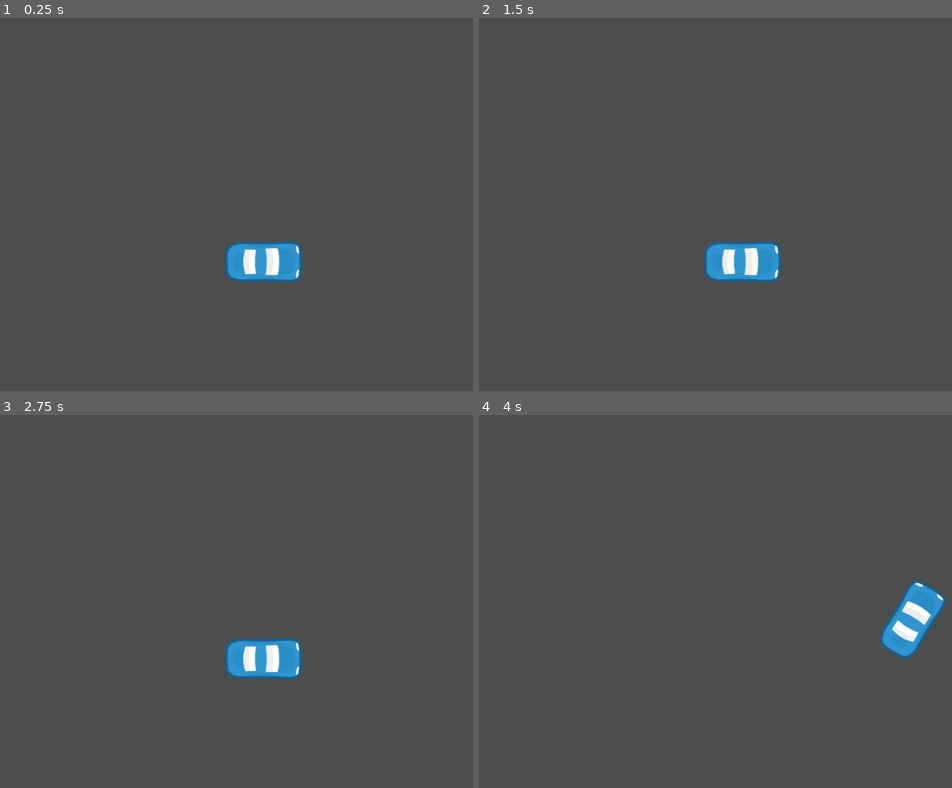
Above: before the commit, frames 1-4 (two rows, left to right).
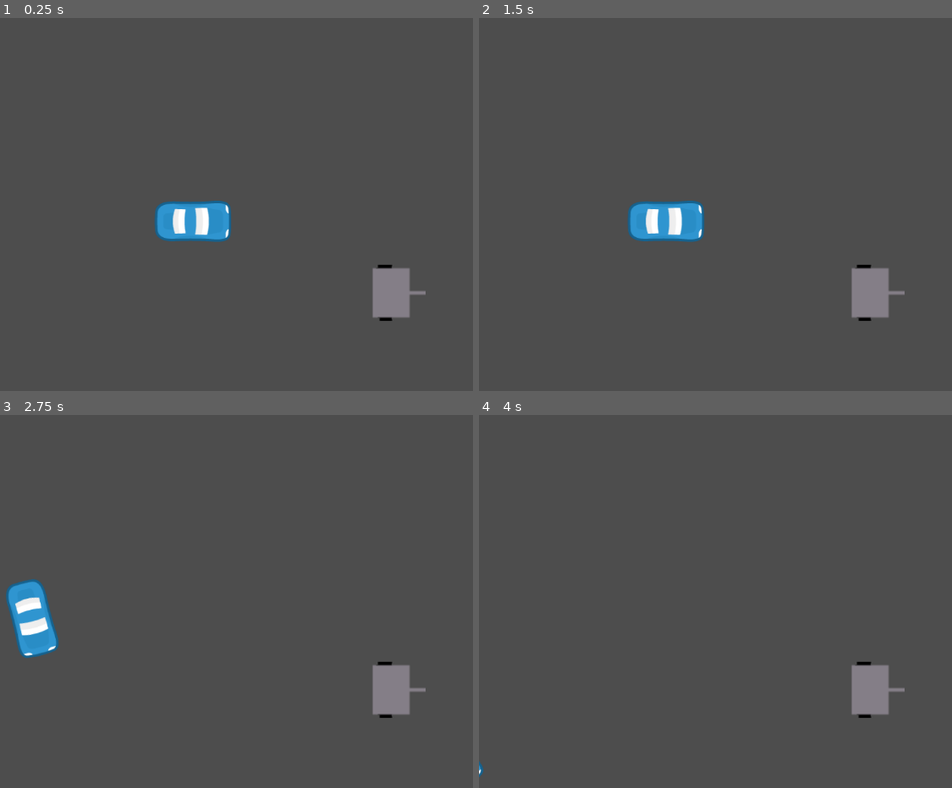
Above: after the commit, the same moments.

Repository: martinboue/ludum-dare-53
Game: Godot game, scene res://main.tscn
Same seed, same stepped clock (60 frames per second), same inputs: the game is played once before the commit and once after it.
Inputs:
- Up to frame 1 (0.25 s): no input
- Up to frame 2 (1.5 s): tap Enter at 0.5 s; hold Right (steer_right) 0.53-1.28 s; tap Space at 1.25 s; hold Down (brake, bound only after the commit) from 1.28 s (still down)
- Up to frame 3 (2.75 s): release Down (brake, bound only after the commit) at 2.03 s; hold Right (steer_right) from 2.03 s (still down)
- Up to frame 4 (4 s): release Right (steer_right) at 2.78 s; hold Up (accelerate) 2.78-3.53 s; hold Left (steer_left) from 3.53 s (still down)

The runs differ from the first frame. In frame 1, 4.5% of the frame differs, in the area x 32-90%, y 48-82%; in frame 2, 4.5%; in frame 3, 4.5%; in frame 4, 2.8%.

Commit message:
Add rigid body car

Diff:
--- a/main.tscn
+++ b/main.tscn
@@ -1,8 +1,12 @@
-[gd_scene load_steps=2 format=3 uid="uid://c54qgrbj1u2ky"]
+[gd_scene load_steps=3 format=3 uid="uid://c54qgrbj1u2ky"]
 
-[ext_resource type="PackedScene" uid="uid://d00jqnf2g7e2h" path="res://src/actors/car.tscn" id="1_5s0gf"]
+[ext_resource type="PackedScene" uid="uid://wr5v2amc3ljx" path="res://src/actors/trailer/trailer.tscn" id="2_6s6mv"]
+[ext_resource type="PackedScene" uid="uid://lk614j4ahath" path="res://src/actors/rigid_car/rigid_car.tscn" id="2_hopj3"]
 
 [node name="Main" type="Node2D"]
 
-[node name="car" parent="." instance=ExtResource("1_5s0gf")]
-position = Vector2(449, 416)
+[node name="Trailer" parent="." instance=ExtResource("2_6s6mv")]
+position = Vector2(677, 469)
+
+[node name="RigidCar" parent="." instance=ExtResource("2_hopj3")]
+position = Vector2(329, 347)
--- a/project.godot
+++ b/project.godot
@@ -32,3 +32,12 @@
 "events": [Object(InputEventKey,"resource_local_to_scene":false,"resource_name":"","device":-1,"window_id":0,"alt_press …(182 unchanged characters)…
 ]
 }
+brake={
+"deadzone": 0.5,
+"events": [Object(InputEventKey,"resource_local_to_scene":false,"resource_name":"","device":-1,"window_id":0,"alt_pressed":false,"shift_pressed":false,"ctrl_pressed":false,"meta_pressed":false,"pressed":false,"keycode":0,"physical_keycode":4194322,"key_label":0,"unicode":0,"echo":false,"script":null)
+]
+}
+
+[physics]
+
+2d/default_gravity_vector=Vector2(0, 0)
--- a/src/actors/car.tscn
+++ b/src/actors/car.tscn
@@ -1,10 +1,12 @@
-[gd_scene load_steps=4 format=3 uid="uid://d00jqnf2g7e2h"]
+[gd_scene load_steps=5 format=3 uid="uid://d00jqnf2g7e2h"]
 
 [ext_resource type="Script" path="res://src/actors/car.gd" id="1_tdlcy"]
 [ext_resource type="Texture2D" uid="uid://5s16qsmsypi6" path="res://src/actors/car.png" id="2_lrac0"]
+[ext_resource type="PackedScene" uid="uid://wr5v2amc3ljx" path="res://src/actors/trailer/trailer.tscn" id="3_q32xi"]
 
-[sub_resource type="RectangleShape2D" id="RectangleShape2D_i7363"]
-size = Vector2(70, 131)
+[sub_resource type="CapsuleShape2D" id="CapsuleShape2D_1065g"]
+radius = 35.0
+height = 130.0
 
 [node name="car" type="CharacterBody2D"]
 script = ExtResource("1_tdlcy")
@@ -15,4 +17,12 @@
 
 [node name="CollisionShape2D" type="CollisionShape2D" parent="."]
 rotation = 1.5708
-shape = SubResource("RectangleShape2D_i7363")
+shape = SubResource("CapsuleShape2D_1065g")
+
+[node name="Trailer" parent="." instance=ExtResource("3_q32xi")]
+position = Vector2(-108, 0)
+
+[node name="PinJoint2D" parent="Trailer" index="0"]
+node_a = NodePath("../..")
+
+[editable path="Trailer"]
--- /dev/null
+++ b/src/actors/rigid_car/rigid_car.gd
@@ -0,0 +1,31 @@
+# Rigid car
+extends RigidBody2D
+
+# Steering wheel = roue directrice
+@onready var steering_wheel := $SteeringWheel
+# DriveWheel = roue motrice
+@onready var drive_wheel := $DriveWheel
+
+# Sources :
+# https://kidscancode.org/godot_recipes/3.x/kyn/rigidbody2d/
+
+# Distant between 2 wheels in pixels
+var wheel_base := 70
+# Maximum steering angle of front wheel in degrees
+var max_steering_angle := 30.0
+var engine_power := 100
+var steer_power := 5000
+var steer_scale := 400.0
+
+var steer_velocity
+
+func _physics_process(delta):
+	# Acceleration
+	var acceleration := Input.get_axis("brake", "accelerate")
+	apply_impulse(transform.x * engine_power * acceleration,
+		drive_wheel.position.rotated(rotation))
+
+	# Steering
+	var turn := Input.get_axis("steer_left", "steer_right")
+	var steer_direction = turn * deg_to_rad(max_steering_angle)
+	apply_torque(steer_direction * steer_power * linear_velocity.length() / steer_scale)
--- /dev/null
+++ b/src/actors/rigid_car/rigid_car.tscn
@@ -0,0 +1,29 @@
+[gd_scene load_steps=4 format=3 uid="uid://lk614j4ahath"]
+
+[ext_resource type="Script" path="res://src/actors/rigid_car/rigid_car.gd" id="1_2uxeb"]
+[ext_resource type="Texture2D" uid="uid://5s16qsmsypi6" path="res://src/actors/car.png" id="1_245ho"]
+
+[sub_resource type="CapsuleShape2D" id="CapsuleShape2D_frxwr"]
+radius = 35.0
+height = 130.0
+
+[node name="RigidCar" type="RigidBody2D"]
+mass = 10.0
+inertia = 100.0
+linear_damp = 1.0
+angular_damp = 5.0
+script = ExtResource("1_2uxeb")
+
+[node name="DriveWheel" type="Marker2D" parent="."]
+position = Vector2(-50, 0)
+
+[node name="SteeringWheel" type="Marker2D" parent="."]
+position = Vector2(51, 0)
+
+[node name="Sprite2D" type="Sprite2D" parent="."]
+rotation = 1.5708
+texture = ExtResource("1_245ho")
+
+[node name="CollisionShape2D" type="CollisionShape2D" parent="."]
+rotation = 1.5708
+shape = SubResource("CapsuleShape2D_frxwr")
--- /dev/null
+++ b/src/actors/trailer/trailer.tscn
@@ -0,0 +1,25 @@
+[gd_scene load_steps=3 format=3 uid="uid://wr5v2amc3ljx"]
+
+[ext_resource type="Texture2D" uid="uid://bypc7bif3liy5" path="res://src/actors/trailer/trailer.png" id="2_qn46r"]
+
+[sub_resource type="RectangleShape2D" id="RectangleShape2D_hg81q"]
+size = Vector2(86, 65)
+
+[node name="Trailer" type="RigidBody2D"]
+position = Vector2(22, 0)
+rotation = 1.5708
+mass = 0.1
+inertia = 10.0
+
+[node name="PinJoint2D" type="PinJoint2D" parent="."]
+position = Vector2(-9.53674e-07, -46)
+node_b = NodePath("..")
+disable_collision = false
+
+[node name="Sprite2D" type="Sprite2D" parent="."]
+scale = Vector2(3, 3)
+texture = ExtResource("2_qn46r")
+
+[node name="CollisionShape2D" type="CollisionShape2D" parent="."]
+position = Vector2(0, 11)
+shape = SubResource("RectangleShape2D_hg81q")
Not shown, added: resources/.gdignore
Binary file added: resources/trailer.aseprite
Binary file added: src/actors/trailer/trailer.aseprite
Binary file added: src/actors/trailer/trailer.png
Not shown, added: src/actors/trailer/trailer.png.import
